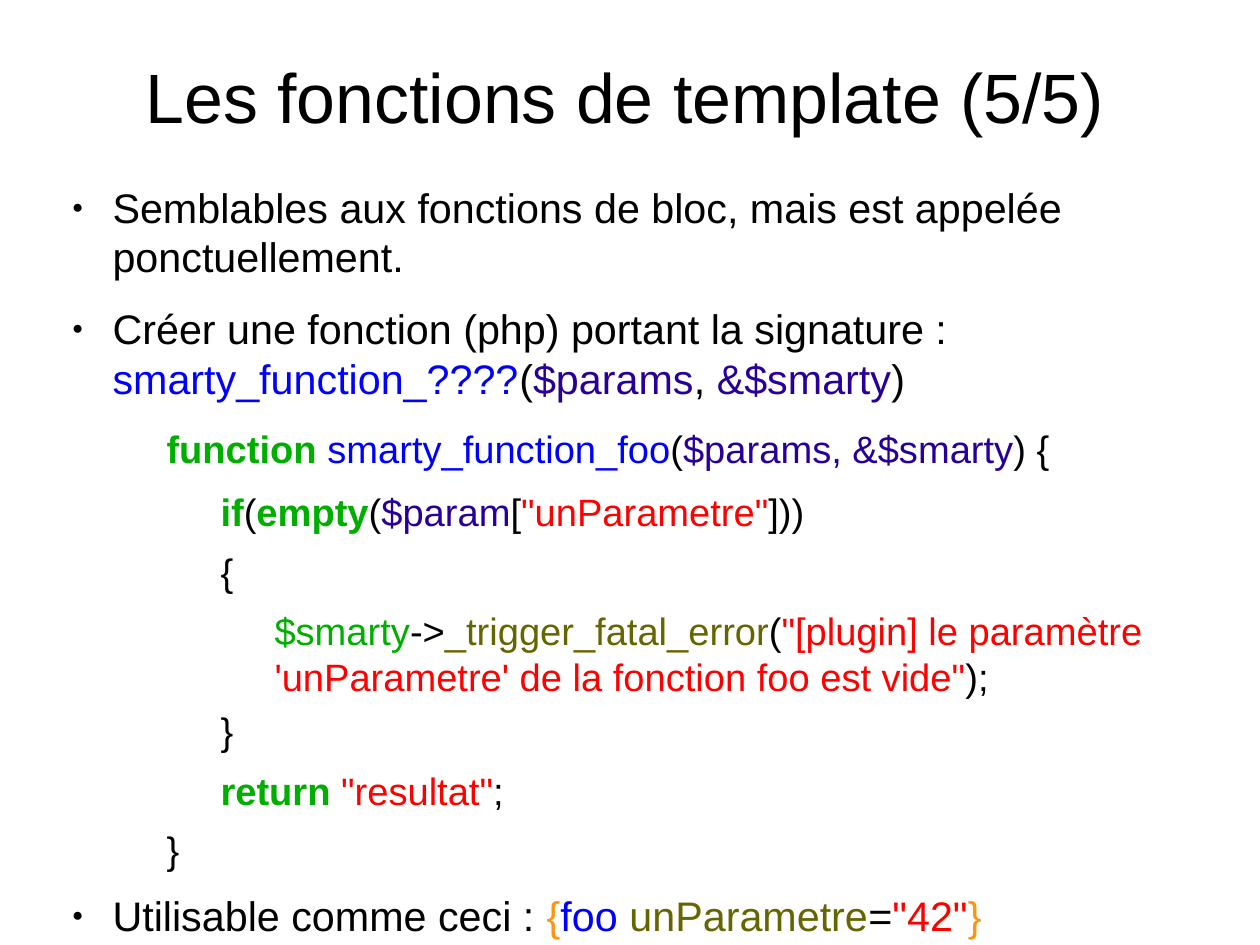
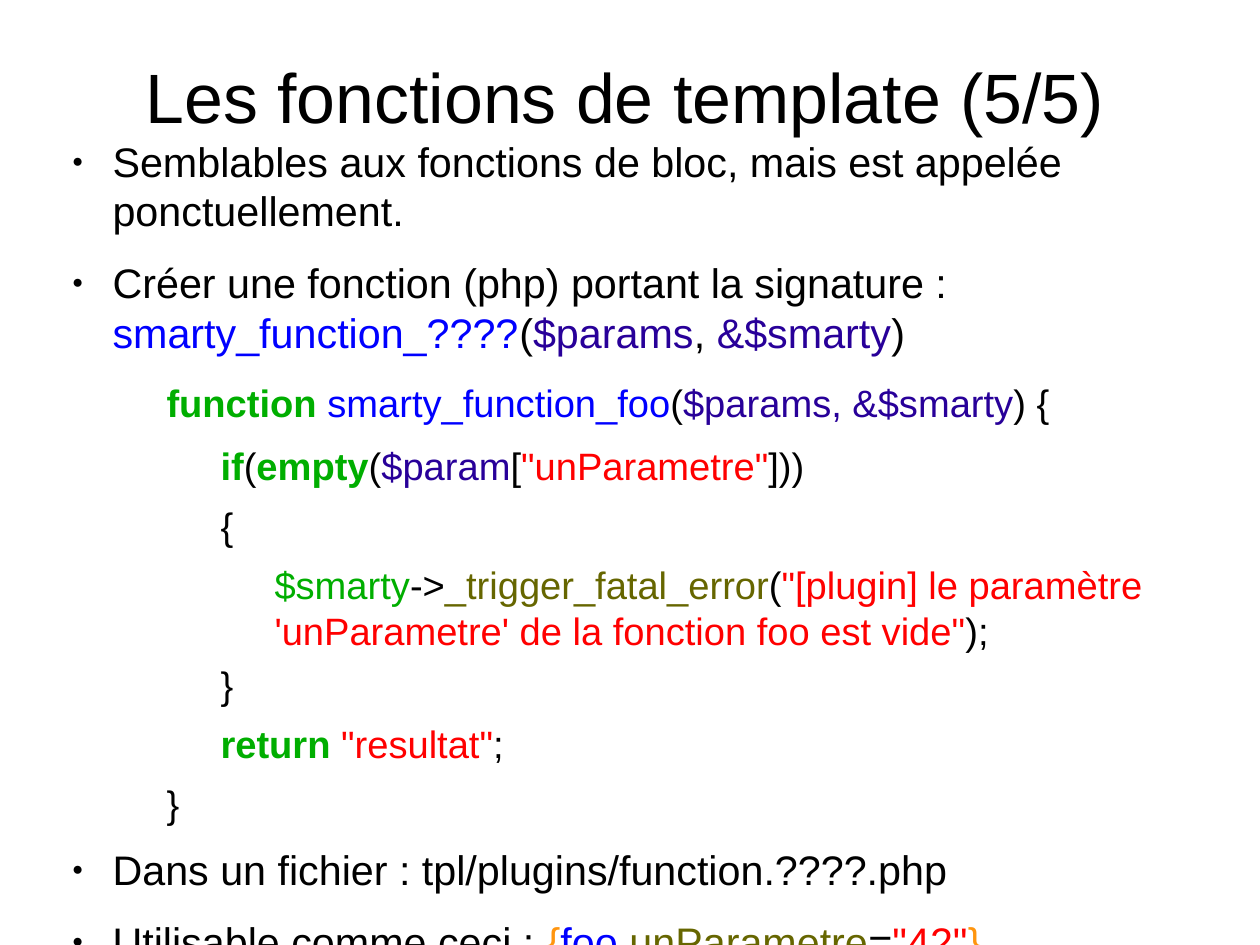
Before and after one commit to sion77/Bob-Project, a slide deck: slide 18 of docs/smarty.odp (slide 17 before the commit). Drawn at 1260x945 pixels with LibreOffice and Linux fonts; fonts in the diff are those of the drawing. Boxes give left, top, right and bottom in pixels: in the first picture for what was removed or moved away, otherwise in the second. Text is boxed around its words. In the diff, an @@ line names an element or a change of style, - is before the commit and + after.

Commit message:
Rien a voir : maj de ma presentation Smarty (pas touche depuis ce WE

```diff
--- a/docs/smarty.odp
+++ b/docs/smarty.odp
@@ text "Semblables aux fonctions de bloc, ...": place and size @@
-text "Semblables aux fonctions de bloc, ..." at box(113, 192, 1143, 939)
+text "Semblables aux fonctions de bloc, ..." at box(113, 146, 1143, 893)
@@ text at box(113, 855, 947, 893): paragraph added @@
+● Dans un fichier : tpl/plugins/function.????.php
```
Also in this commit, not shown: 3 other slides changed, 1 slide added.
